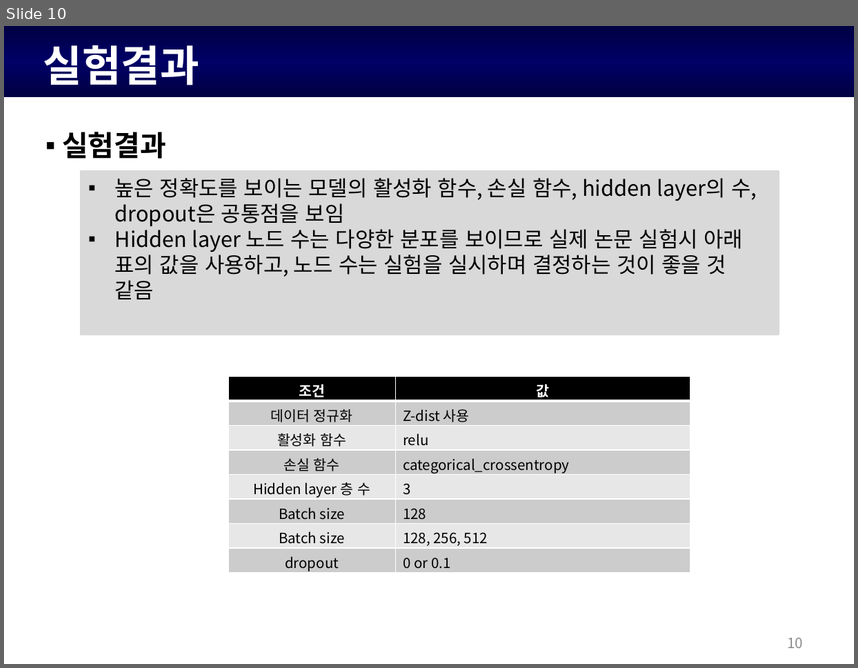
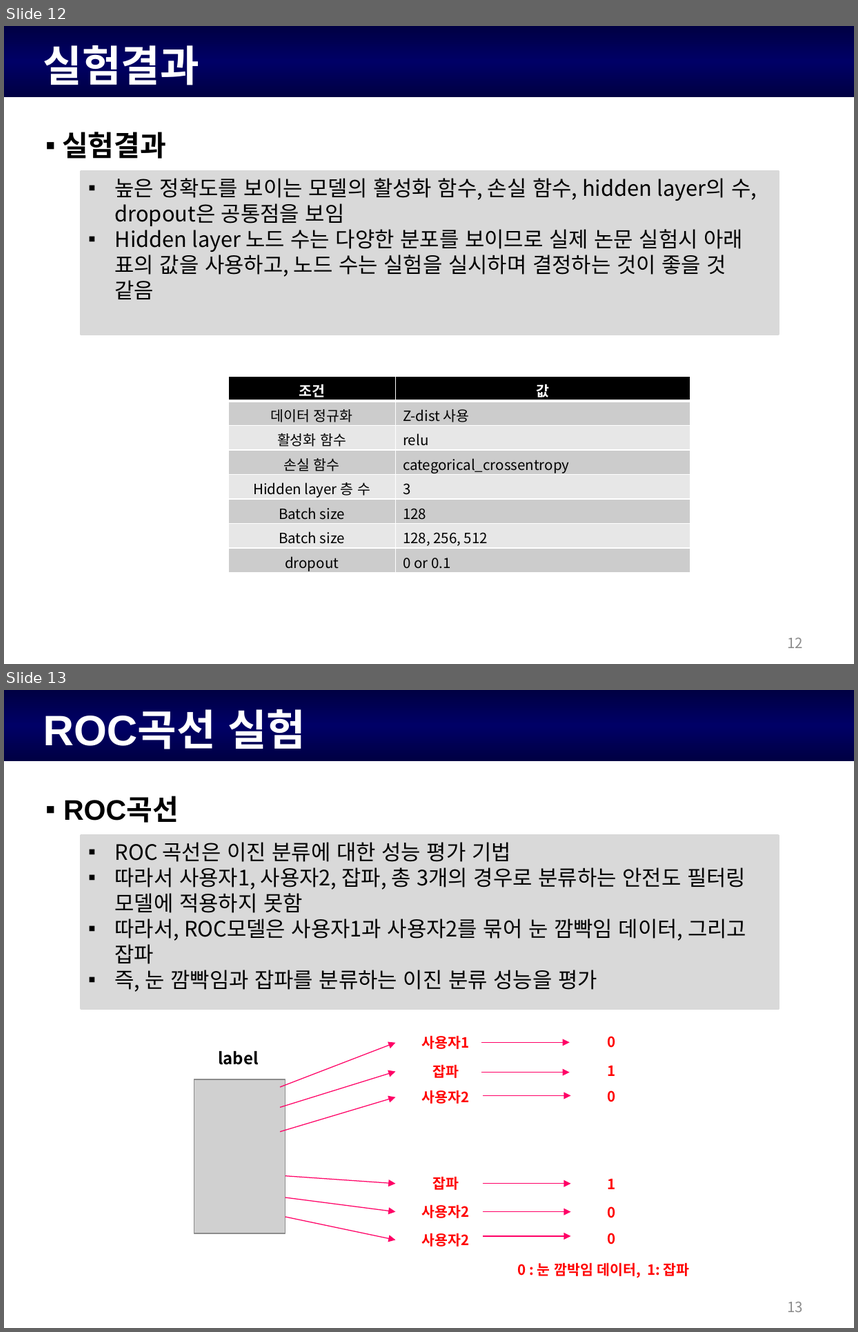
Before and after one commit to KiHyeon-Hong/EOG_filtering_model_report, a slide deck: 안전도 필터링 모델 정확도 실험.pptx. Shown one above the other, each under a label of ours: slide 10 before the commit, slides 12 and 13 after it. The pictures are 858x668 and 858x1332 pixels, drawn with LibreOffice and Linux fonts; fonts in the diff are those of the drawing; grey boxes stand for pictures; background and template pictures are left out. Boxes give left, top, right and bottom in pixels: in the first picture for what was removed or moved away, otherwise in the second. Text is boxed around its words. In the diff, an @@ line names an element or a change of style, - is before the commit and + after.

Commit message:
데이터 출력 및 ppt작성
데이터 출력 및 ppt작성

```diff
--- a/안전도 필터링 모델 정확도 실험.pptx
+++ b/안전도 필터링 모델 정확도 실험.pptx
@@ slide 13 added at (x1=4, y1=690, x2=854, y2=1328), background #FFFFFF; not listed: 1 template element that a slide beside it also shows @@
@@ text added at (x1=43, y1=709, x2=306, y2=749), 36 pt, text #FFFFFF, bold @@
+ROC곡선 실험
@@ text added at (x1=63, y1=797, x2=179, y2=822), 24 pt, text #000000, bold @@
+▪ ROC곡선
@@ rectangle added at (x1=81, y1=836, x2=778, y2=1009), fill #D9D9D9, outline #D9D9D9 2 pt @@
@@ text added at (x1=115, y1=842, x2=746, y2=992), 18 pt, text #000000 @@
+▪ ROC 곡선은 이진 분류에 대한 성능 평가 기법
+▪ 따라서 사용자1, 사용자2, 잡파, 총 3개의 경우로 분류하는 안전도 필터링 모델에 적용하지 못함
+▪ 따라서, ROC모델은 사용자1과 사용자2를 묶어 눈 깜빡임 데이터, 그리고 잡파
+▪ 즉, 눈 깜빡임과 잡파를 분류하는 이진 분류 성능을 평가
@@ text added at (x1=422, y1=1035, x2=470, y2=1049), 12 pt, text #FF0000, bold @@
+사용자1
@@ text added at (x1=607, y1=1036, x2=615, y2=1047), 12 pt, text #FF0000, bold @@
+0
@@ text added at (x1=218, y1=1051, x2=259, y2=1065), 14 pt, text #000000, bold @@
+label
@@ arrow added from (280, 1087) to (396, 1043), #FF0066 0.75 pt @@
@@ arrow added from (481, 1042) to (569, 1042), #FF0066 0.75 pt @@
@@ picture added at (x1=194, y1=1079, x2=286, y2=1233) @@
@@ arrow added from (280, 1107) to (396, 1071), #FF0066 0.75 pt @@
@@ text added at (x1=432, y1=1064, x2=459, y2=1078), 12 pt, text #FF0000, bold @@
+잡파
@@ arrow added from (481, 1072) to (569, 1072), #FF0066 0.75 pt @@
@@ text added at (x1=607, y1=1065, x2=615, y2=1076), 12 pt, text #FF0000, bold @@
+1
@@ arrow added from (280, 1131) to (396, 1097), #FF0066 0.75 pt @@
@@ text added at (x1=422, y1=1090, x2=470, y2=1103), 12 pt, text #FF0000, bold @@
+사용자2
@@ arrow added from (483, 1096) to (571, 1096), #FF0066 0.75 pt @@
@@ text added at (x1=607, y1=1090, x2=615, y2=1102), 12 pt, text #FF0000, bold @@
+0
@@ arrow added from (286, 1175) to (396, 1183), #FF0066 0.75 pt @@
@@ text added at (x1=432, y1=1176, x2=459, y2=1190), 12 pt, text #FF0000, bold @@
+잡파
@@ arrow added from (483, 1183) to (571, 1183), #FF0066 0.75 pt @@
@@ text added at (x1=607, y1=1178, x2=615, y2=1189), 12 pt, text #FF0000, bold @@
+1
@@ arrow added from (286, 1198) to (396, 1211), #FF0066 0.75 pt @@
@@ text added at (x1=422, y1=1204, x2=470, y2=1218), 12 pt, text #FF0000, bold @@
+사용자2
@@ text added at (x1=607, y1=1206, x2=615, y2=1218), 12 pt, text #FF0000, bold @@
+0
@@ arrow added from (286, 1216) to (396, 1239), #FF0066 0.75 pt @@
@@ arrow added from (483, 1211) to (571, 1211), #FF0066 0.75 pt @@
@@ text added at (x1=422, y1=1232, x2=470, y2=1246), 12 pt, text #FF0000, bold @@
+사용자2
@@ arrow added from (483, 1236) to (571, 1236), #FF0066 0.75 pt @@
@@ text added at (x1=607, y1=1232, x2=615, y2=1244), 12 pt, text #FF0000, bold @@
+0
@@ text added at (x1=518, y1=1262, x2=690, y2=1277), 12 pt, text #FF0000, bold @@
+0 : 눈 깜박임 데이터, 1: 잡파
@@ page number added at (x1=787, y1=1301, x2=803, y2=1312), 12 pt, text #8C8C8C @@
+13
@@ what was slide 10 is now slide 12 @@
@@ page number at (x1=787, y1=637, x2=803, y2=648): text changed @@
-10
+12
```
Also in this commit, not shown: 1 slide changed, 5 other slides added, 1 other file.
